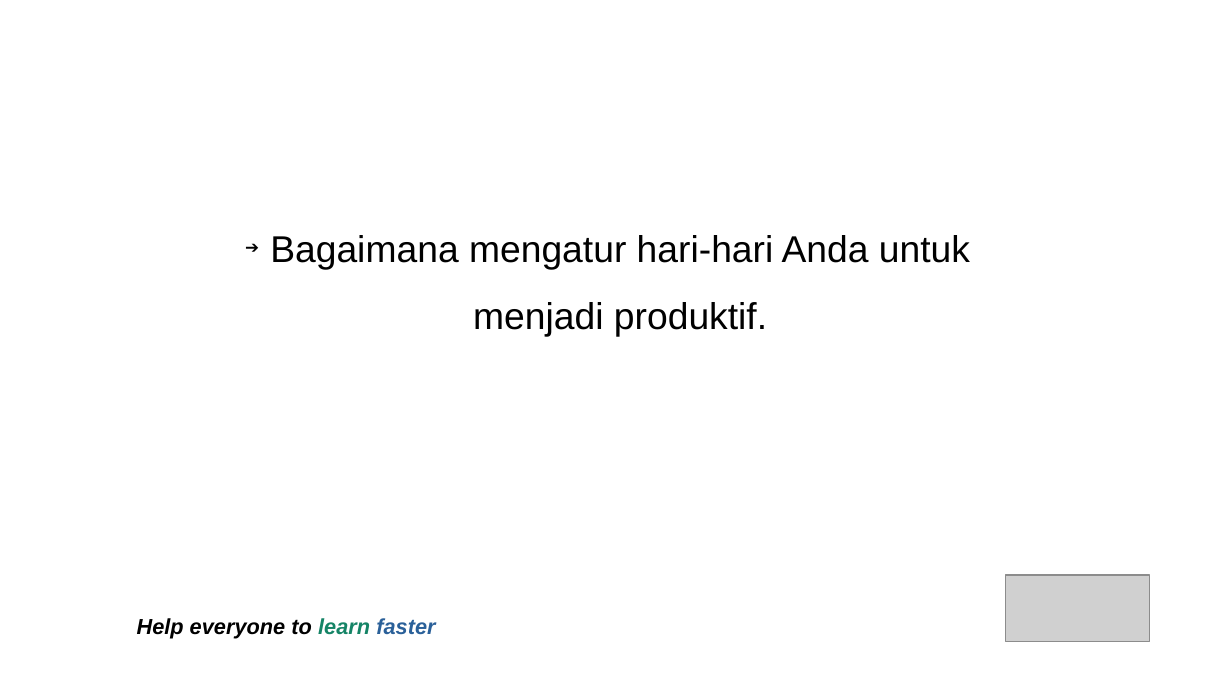
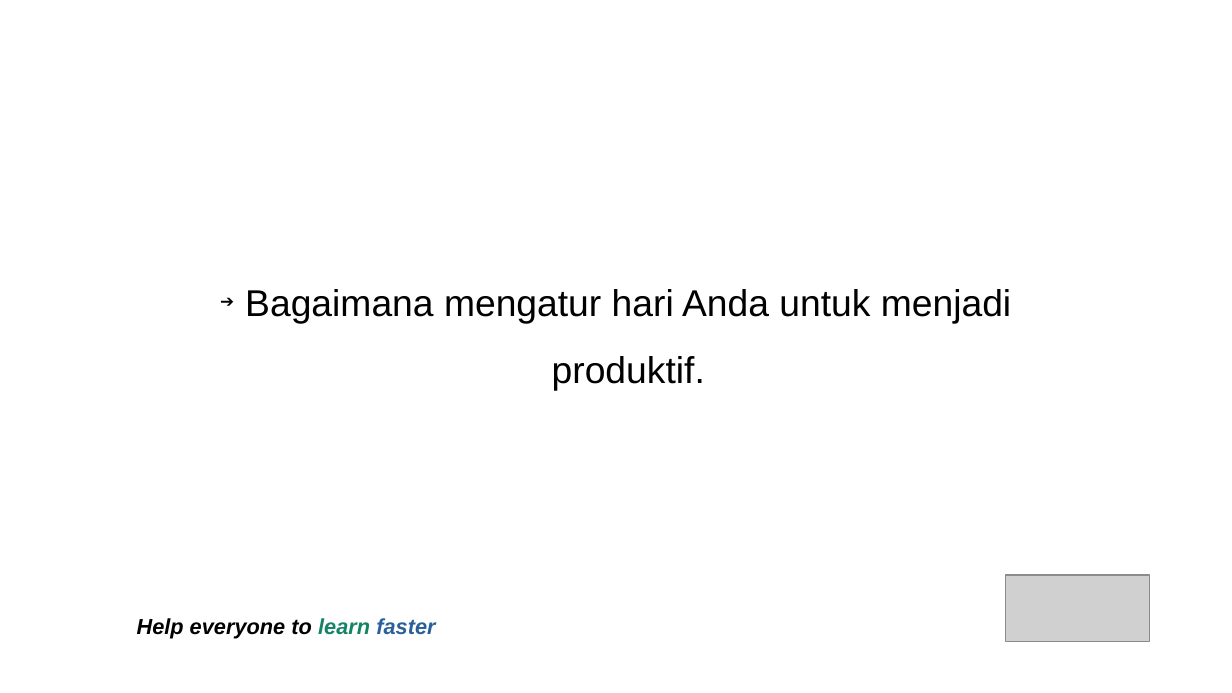
Before and after one commit to jejaksaid/course-flc, a slide deck: slide 4 of Time Management/time-management.pptx. Drawn at 1232x693 pixels with LibreOffice and Linux fonts; fonts in the diff are those of the drawing; grey boxes stand for pictures; background and template pictures are left out. Boxes give left, top, right and bottom in pixels: in the first picture for what was removed or moved away, otherwise in the second. Text is boxed around its words. In the diff, an @@ line names an element or a change of style, - is before the commit and + after.

```diff
--- a/Time Management/time-management.pptx
+++ b/Time Management/time-management.pptx
@@ text at <box>245,289,1011,391</box>: text changed @@
-➔ Bagaimana mengatur hari-hari Anda untuk menjadi produktif.
+➔ Bagaimana mengatur hari Anda untuk menjadi produktif.
```
Also in this commit, not shown: 56 other slides changed, 1 slide added, 1 slide removed, 2 other files.
